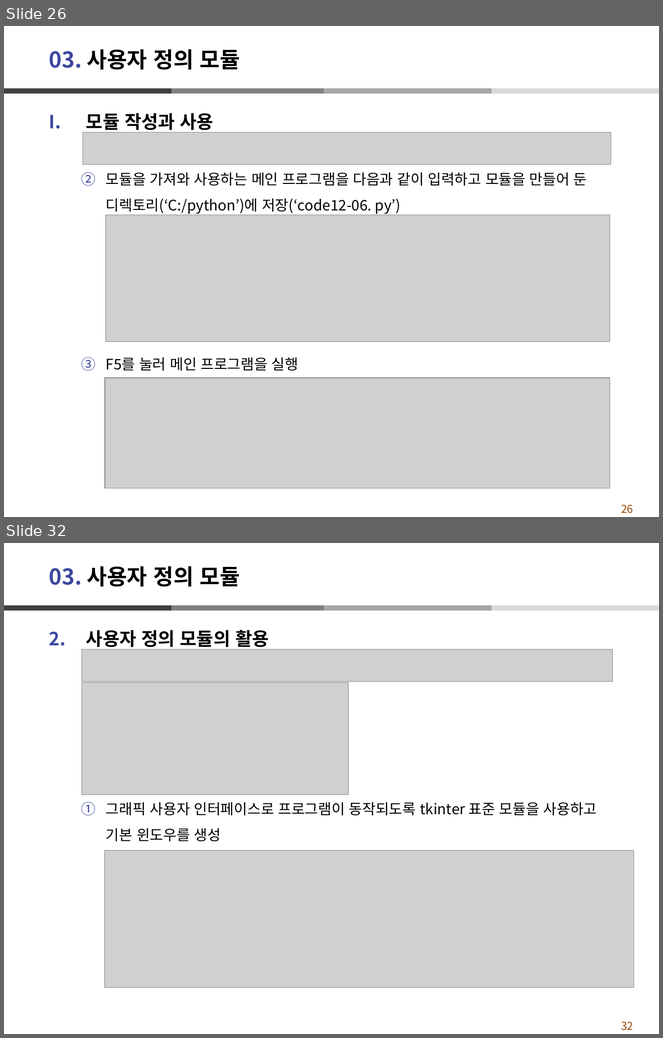
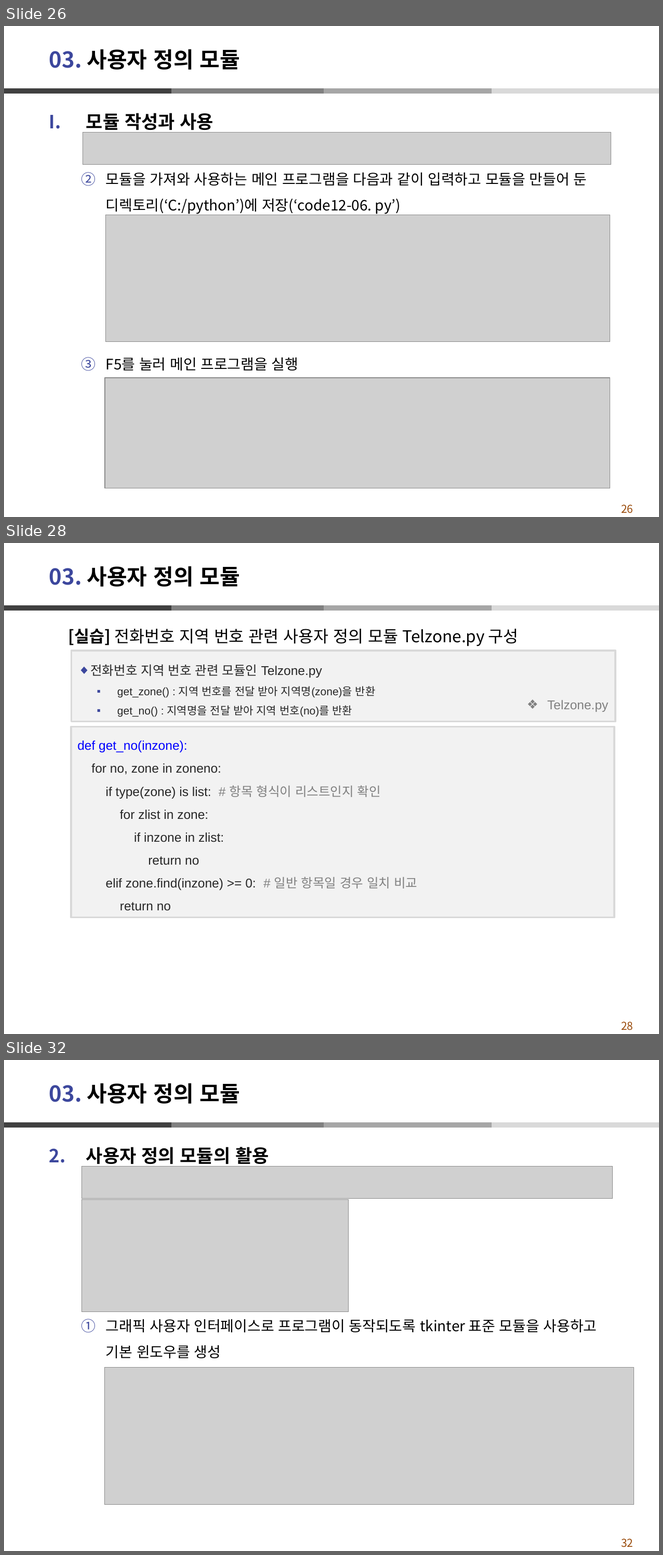
Before and after one commit to dndxor/BCPy, a slide deck: Ch12_모듈.pptx. Shown one above the other, each under a label of ours: slides 26 and 32 before the commit, slides 26, 28 and 32 after it; the slides between them are not shown. The pictures are 663x1038 and 663x1555 pixels, drawn with LibreOffice and Linux fonts; fonts in the diff are those of the drawing; grey boxes stand for pictures. Boxes give left, top, right and bottom in pixels: in the first picture for what was removed or moved away, otherwise in the second. Text is boxed around its words. In the diff, an @@ line names an element or a change of style, - is before the commit and + after.

```diff
--- a/Ch12_모듈.pptx
+++ b/Ch12_모듈.pptx
@@ slide 28 added at [4,543,659,1034], background #FFFFFF; not listed: 5 template elements that a slide beside it also shows @@
@@ title added at [49,566,240,587], 24 pt, text #000000, bold @@
+03. 사용자 정의 모듈
@@ text added at [68,628,519,646], 18 pt, text #000000 @@
+  [실습] 전화번호 지역 번호 관련 사용자 정의 모듈 Telzone.py 구성
@@ rectangle added at [72,651,616,721], fill #F2F2F2, outline #D9D9D9 2 pt, 12 pt, text #262626 @@
+◆ 전화번호 지역 번호 관련 모듈인 Telzone.py
+  ▪ get_zone() : 지역 번호를 전달 받아 지역명(zone)을 반환
+  ▪ get_no() : 지역명을 전달 받아 지역 번호(no)를 반환
@@ text added at [547,700,608,712], 14 pt, text #808080 @@
+❖ Telzone.py
@@ rectangle added at [71,727,614,918], fill #F2F2F2, outline #D9D9D9 2 pt, 14 pt, text #262626 @@
+def get_no(inzone):
+for no, zone in zoneno:
+if type(zone) is list: # 항목 형식이 리스트인지 확인
+for zlist in zone:
+if inzone in zlist:
+return no
+elif zone.find(inzone) >= 0: # 일반 항목일 경우 일치 비교
+return no
```
Also in this commit, not shown: 3 slides changed, 2 other slides added, 3 slides removed, 11 other files.
